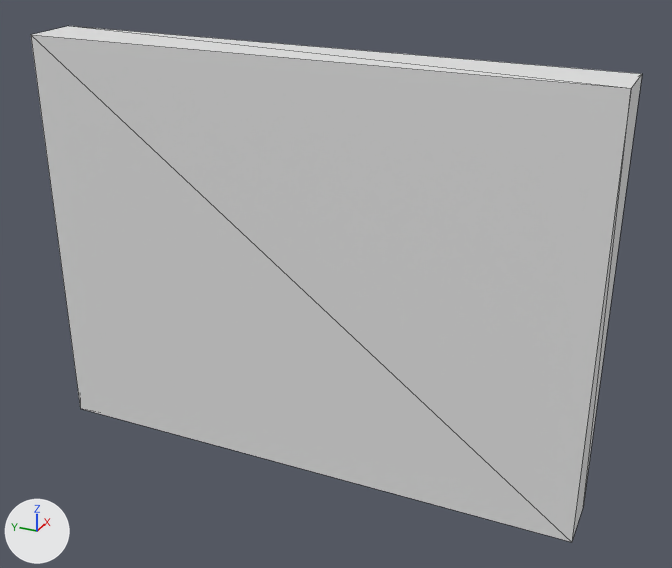
The glTF model maze_wall.glb as it was, and as the next commit left it.
Before and after are seen from a 50 mm camera at (-2.65, -1.3, 1.3) aimed at (0.04, -0.08, -0.05). Arrows for +X, +Y and +Z are at lower left; the lights stay in place. Mesh edges are drawn as thin lines. Vertices at the same position are counted once.
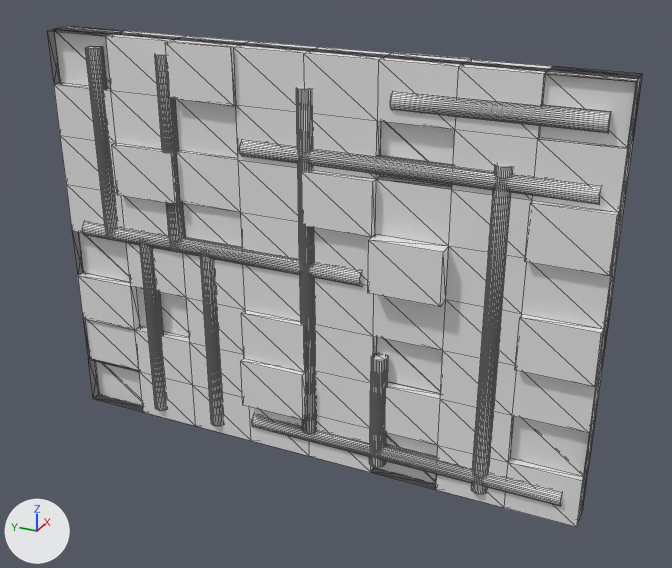
The change in detail:
Material 'Material.001' (mat_material_001) is new.
Its base color is (0.8, 0.8, 0.8) (white #e7e7e7).
me_cube is used by ob_cube; location (0.0, 0.0, 0.0); scale (0.1, 1.0, 0.75).
me_cube had 8 vertices, 12 faces and spanned x -1.0..1.0, y -1.0..1.0, z -1.0..1.0.
me_cube now has 1892 vertices, 3688 faces and spans x -5.3..2.3, y -33.33..33.33, z -1.17..1.17.
me_cube part 1: 8 vertices removed from x -1.0..1.0, y -1.0..1.0, z -1.0..1.0; 1892 vertices added at x -5.3..2.3, y -33.33..33.33, z -1.17..1.17.
me_cube now uses material mat_material_001 (white #e7e7e7).
Object 'Cube' (ob_cube) moves from (0.0, 0.0, 0.0) to (0.087, 0.0, 0.0).
Object 'Cube' (ob_cube) is rescaled from (0.1, 1.0, 0.75) to (0.03, 0.03, 0.64).

Boxes [x1, y1, x2, y2] around the edits, measured in the pictures (672 x 568 px):
'Cube', reshaped, moved, rescaled: before [31, 26, 642, 542]; after [47, 26, 642, 527]
